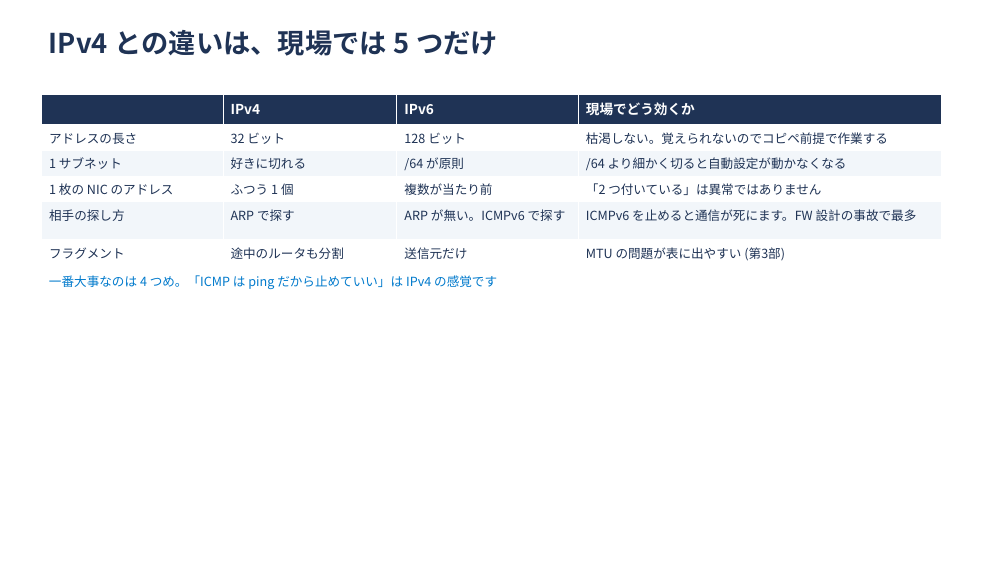
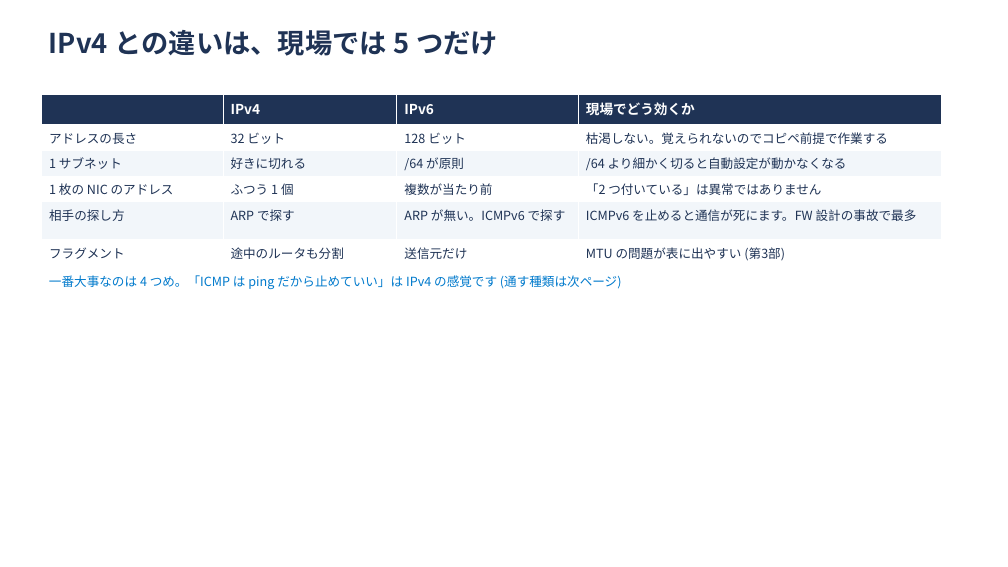
Before and after one commit to ginchankawaii/claude-code-book-template, a slide deck: slide 9 of docs/ipoe-lab/slides/setsumeikai.pptx. Drawn at 1008x567 pixels with LibreOffice and Linux fonts; fonts in the diff are those of the drawing. Boxes give left, top, right and bottom in pixels: in the first picture for what was removed or moved away, otherwise in the second. Text is boxed around its words. In the diff, an @@ line names an element or a change of style, - is before the commit and + after.

```diff
--- a/docs/ipoe-lab/slides/setsumeikai.pptx
+++ b/docs/ipoe-lab/slides/setsumeikai.pptx
@@ text at bbox=[49, 275, 622, 289]: text changed @@
-一番大事なのは 4 つめ。「ICMP は ping だから止めていい」は IPv4 の感覚です
+一番大事なのは 4 つめ。「ICMP は ping だから止めていい」は IPv4 の感覚です (通す種類は次ページ)
```
Also in this commit, not shown: 7 other slides changed, 5 slides added, 2 other files.
